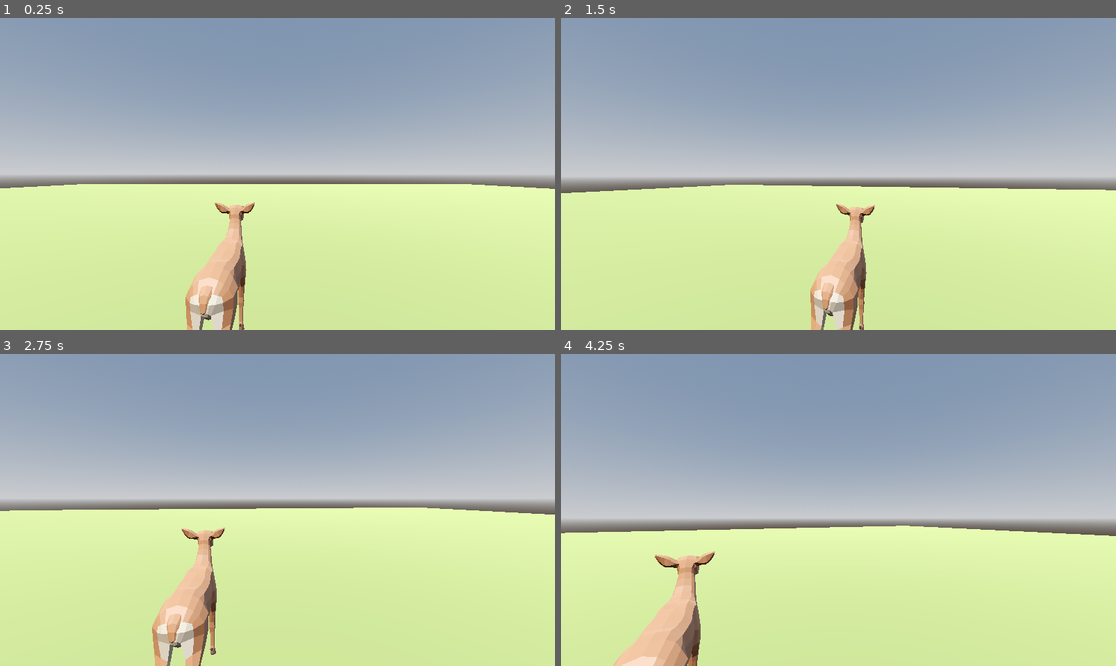
Above: before the commit, frames 1-4 (two rows, left to right).
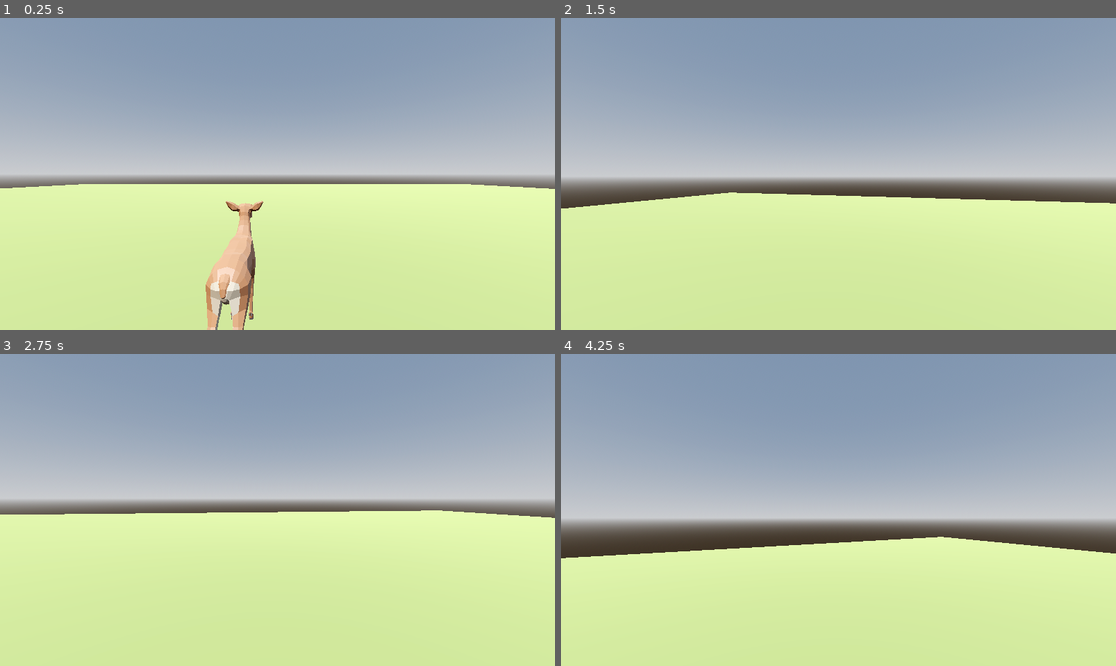
Above: after the commit, the same moments.

Repository: Skorusenty/the-survivor-hunt
Game: Godot game, scene res://Scenes/Environment/map.tscn
Two runs of this game, one before a commit and one after it. Both use one fixed random seed, a clock stepped at 60 frames per second and the inputs below.
Inputs (mouse positions are in pixels of both pictures, inside the frame that each line leads up to):
- Up to frame 1 (0.25 s): no input
- Up to frame 2 (1.5 s): move the mouse to (866, 174) at 0.52 s; hold Ctrl (Crouch) 0.53-1.28 s; hold W (Forward) from 0.53 s (still down); tap Space (Jump) at 0.77, 1.07 s; tap Shift (Sprint) at 0.8, 1.35 s; move the mouse to (810, 174) at 1.27 s
- Up to frame 3 (2.75 s): keep holding W (Forward); tap Space (Jump) at 1.52, 1.55, 1.82, 2.1 s; move the mouse to (288, 503) at 2.02 s; hold Ctrl (Crouch) from 2.03 s (still down)
- Up to frame 4 (4.25 s): keep holding W (Forward); move the mouse to (832, 516) at 2.77 s; release Ctrl (Crouch) at 2.78 s; tap Ctrl (Crouch) at 2.85 s; tap Space (Jump) at 3.02, 3.32, 3.77, 3.8, 4.07 s; tap Shift (Sprint) at 3.05 s; move the mouse to (877, 513) at 3.52 s; hold Shift (Sprint) from 3.53 s (still down)

The runs differ from the first frame. In frame 1, 3.0% of the frame differs, in the area x 1-99%, y 53-100%; in frame 2, 6.1%; in frame 3, 4.2%; in frame 4, 8.3%, in the area x 0-100%, y 55-100%.
Error before the commit: Invalid call. Nonexistent function 'set_input' in base 'Node3D (Player_Movement.gd)'. (res://Scripts/Systems/Player_Manager.gd:65)

Commit message:
modulated movement

Diff:
--- a/Scenes/Entities/Player.tscn
+++ b/Scenes/Entities/Player.tscn
@@ -1,35 +1,30 @@
-[gd_scene load_steps=5 format=3 uid="uid://cqw24i2tiwj1"]
+[gd_scene load_steps=4 format=3 uid="uid://cqw24i2tiwj1"]
 
-[ext_resource type="PackedScene" uid="uid://ctl0iumw0gjqg" path="res://Assets/Raw/glTF/Adventurer.gltf" id="1_3kvya"]
 [ext_resource type="Script" uid="uid://22k44b1x0ax3" path="res://Scripts/Systems/Player_Manager.gd" id="2_agccv"]
 [ext_resource type="Script" uid="uid://bc3yywmvl3rjf" path="res://Scripts/Components/Player_Movement.gd" id="2_v402d"]
 
-[sub_resource type="CapsuleShape3D" id="CapsuleShape3D_3kvya"]
-radius = 0.35
-height = 1.9
+[sub_resource type="CapsuleShape3D" id="CapsuleShape3D_v402d"]
 
-[node name="Adventurer" node_paths=PackedStringArray("animplayer", "collision", "movement_component") instance=ExtResource("1_3kvya")]
-transform = Transform3D(3.2, 0, 0, 0, 3.2, 0, 0, 0, 3.2, 0, 0, 0)
+[node name="Node3D" type="CharacterBody3D" node_paths=PackedStringArray("collision", "movement_component")]
 script = ExtResource("2_agccv")
-animplayer = NodePath("AnimationPlayer")
 collision = NodePath("CollisionShape3D")
 movement_component = NodePath("MovementComponent")
 
-[node name="CollisionShape3D" type="CollisionShape3D" parent="." index="0"]
-transform = Transform3D(1, 0, 0, 0, 1, 0, 0, 0, 1, 0, 0.9366455, 0)
-shape = SubResource("CapsuleShape3D_3kvya")
+[node name="CollisionShape3D" type="CollisionShape3D" parent="."]
+transform = Transform3D(1, 0, 0, 0, 1, 0, 0, 0, 1, 0, 0.9971423, 0)
+shape = SubResource("CapsuleShape3D_v402d")
 
-[node name="Head" type="Node3D" parent="." index="3"]
-transform = Transform3D(1, 0, 0, 0, 1, 0, 0, 0, 1, 0, 1.6500001, 0.29370895)
+[node name="Head" type="Node3D" parent="."]
+transform = Transform3D(1, 0, 0, 0, 1, 0, 0, 0, 1, 0, 1.6500001, 0.114393815)
 
-[node name="Camera3D" type="Camera3D" parent="Head" index="0"]
+[node name="Camera3D" type="Camera3D" parent="Head"]
 transform = Transform3D(-1, 0, -8.742278e-08, 0, 1, 0, 8.742278e-08, 0, -1, 0, 0, 0)
 
-[node name="MovementComponent" type="Node3D" parent="." index="4"]
+[node name="MovementComponent" type="Node3D" parent="."]
 script = ExtResource("2_v402d")
 
-[node name="CameraComponent" type="Node3D" parent="." index="5"]
+[node name="CameraComponent" type="Node3D" parent="."]
 
-[node name="EffectsComponent" type="Node3D" parent="." index="6"]
+[node name="EffectsComponent" type="Node3D" parent="."]
 
-[node name="AnimComponent" type="Node3D" parent="." index="7"]
+[node name="AnimComponent" type="Node3D" parent="."]
--- a/Scripts/Components/Player_Movement.gd
+++ b/Scripts/Components/Player_Movement.gd
@@ -1,17 +1,76 @@
 extends Node
 
 #Player ref.
-@onready var player: CharacterBody3D = $".."
+@onready var parent: CharacterBody3D = $".."
 #Velocity
+var delta: float
 var velocity: Vector3 = Vector3.ZERO
+@export var base_acceleration: float = 10.0
+var acceleration: float
 #Inputs
-var move_input: Vector2 = Vector2.ZERO
+var direction: Vector3
 #Speeds
-@export var walk_speed : float = 10
-@export var sprint_speed : float = 20
-@export var crouch_speed : float = 5
+var speed
+@export var walk_speed : float = 10.0
+@export var sprint_speed : float = 20.0
+@export var crouch_speed : float = 5.0
+@export var jump_power : float = 10.0
 #Gravity
 var gravity : Variant = ProjectSettings.get_setting("physics/3d/default_gravity")
 #Booleans
+var ground_check: bool = false
 var is_crouching: bool = false
 var is_sprinting: bool = false
+var jump_pressed: bool = false
+
+func _ready() -> void:
+	speed = walk_speed
+
+func set_direction(value: Vector3):
+	direction = value
+
+func set_is_on_floor(value: bool):
+	ground_check = value
+
+func set_jump_pressed(value: bool):
+	jump_pressed = value
+
+func set_crouch(value: bool):
+	is_crouching = value
+
+func set_sprint(value: bool):
+	is_sprinting = value
+
+func set_delta(value: float):
+	delta = value
+
+func process_movement():
+	#State check
+	if is_crouching:
+		speed = crouch_speed
+		acceleration = base_acceleration * 0.5
+	elif is_sprinting:
+		speed = sprint_speed
+		acceleration = base_acceleration * 1.5
+	else:
+		speed = walk_speed
+		acceleration = base_acceleration
+
+	#Jump
+	if jump_pressed and ground_check:
+		velocity.y = jump_power
+	#Gravity
+	if not ground_check:
+		velocity.y -= gravity * delta
+	#Movement depending on direction
+	if direction:
+		velocity.x = move_toward(velocity.x, direction.x * speed, acceleration * delta)
+		velocity.z = move_toward(velocity.z, direction.z * speed, acceleration * delta)
+	else:
+		velocity.x = move_toward(velocity.x, 0, acceleration * delta)
+		velocity.z = move_toward(velocity.z, 0, acceleration * delta)
+
+
+
+func get_velocity():
+	return velocity
--- a/Scripts/Systems/Player_Manager.gd
+++ b/Scripts/Systems/Player_Manager.gd
@@ -6,15 +6,8 @@
 @export var collision: CollisionShape3D
 @export var movement_component: Node3D
 #MOVEMENT VALUES
-var gravity = ProjectSettings.get_setting("physics/3d/default_gravity")
-var speed
-const default_move_speed = 3
-const sprint_move_speed = 5
-const jump_speed = 3
-const crouch_move_speed = 1
-const crouch_speed = 20
+#@export var toggle_crouch_button: bool = true
 var is_crouching: bool = false
-@export var toggle_crouch_button: bool = true
 #BOB VALUES
 const bob_freq = 2.0
 const bob_amp = 0.08
@@ -29,15 +22,12 @@
 @onready var head = $Head
 @onready var camera = $Head/Camera3D
 
-
 func _input(event):
 	if event.is_action_pressed("Exit"):
 		get_tree().quit()
-	if event.is_action_pressed("Crouch"):
-		toggle_crouch()
+	movement_component.set_jump_pressed(Input.is_action_just_pressed("Jump"))
 
 func _unhandled_input(event):
-
 	#CAMERA ROTATION WITH HEAD/WHOLE CHARACTER MOVEMENT
 	if event is InputEventMouseMotion:
 		head.rotate_y(-event.relative.x * sensitivity)
@@ -45,63 +35,34 @@
 		camera.rotation.x = clamp(camera.rotation.x, deg_to_rad(-90), deg_to_rad(90))
 
 func _ready():
-
 	#GET MOUSE POS
 	Input.set_mouse_mode(Input.MOUSE_MODE_CAPTURED)
-	speed = default_move_speed
 
 func _physics_process(delta):
-	#GRAVITY
-	if not is_on_floor():
-		velocity.y -= gravity * delta
-
-	#JUMP
-	if Input.is_action_just_pressed("Jump") and is_on_floor():
-		velocity.y = jump_speed
-
-	#MOVEMENT
 	var input_vector = -Input.get_vector("Left", "Right", "Forward", "Backward")
-	var direction = (head.transform.basis * Vector3(input_vector.x, 0, input_vector.y)).normalized()
-	movement_component.set_input(input_vector)
+	var world_direction = (head.transform.basis * Vector3(input_vector.x, 0, input_vector.y)).normalized()
+	movement_component.set_direction(world_direction)
+	movement_component.set_is_on_floor(is_on_floor())
+	movement_component.set_crouch(Input.is_action_pressed("Crouch"))
+	movement_component.set_sprint(Input.is_action_pressed("Sprint"))
+	movement_component.set_delta(delta)
+	movement_component.process_movement()
 	velocity = movement_component.get_velocity()
-	#if direction:
-		#velocity.x = direction.x * speed
-		#velocity.z = direction.z * speed
-	#else:
-		#velocity.x = move_toward(velocity.x, 0, default_move_speed)
-		#velocity.z = move_toward(velocity.z, 0, default_move_speed)
-
 	#BOB VALUES
 	t_bob += delta * velocity.length() * float(is_on_floor())
 	camera.transform.origin = _headbob(t_bob)
-
-	#SPRINT
-	if Input.is_action_pressed("Sprint") and is_crouching == false:
-		movement_speed("Sprint")
-
 	#FOV CHANGE
-	var velocity_clamped = clamp(velocity.length(), 0.5, sprint_move_speed * 2)
-	var target_fov = base_fov + fov_change * velocity_clamped
-	camera.fov = lerp(camera.fov, target_fov, delta * 8.0)
-
+	#var velocity_clamped = clamp(velocity.length(), 0.5, sprint_move_speed * 2)
+	#var target_fov = base_fov + fov_change * velocity_clamped
+	#camera.fov = lerp(camera.fov, target_fov, delta * 8.0)
 	move_and_slide()
 
 func _headbob(time) -> Vector3:
-
 	#HEAD MOVEMENT
 	var pos = Vector3.ZERO
 	pos.y = sin(time * bob_freq) * bob_amp
 	pos.x = cos(time * bob_freq / 2) * bob_amp
 	return pos
-
-func toggle_crouch():
-
-	#CROUCHING
-		if is_crouching == true:
-			crouch(false)
-		elif is_crouching == false:
-			crouch(true)
-		is_crouching = !is_crouching
 
 func crouch(state: bool):
 	match state:
@@ -109,13 +70,3 @@
 			animplayer.play("Crouch")
 		false:
 			animplayer.play_backwards("Crouch")
-
-
-func movement_speed(state: String):
-	match state:
-		"Crouch":
-			speed = crouch_move_speed
-		"Default":
-			speed = default_move_speed
-		"Sprint":
-			speed = sprint_move_speed
